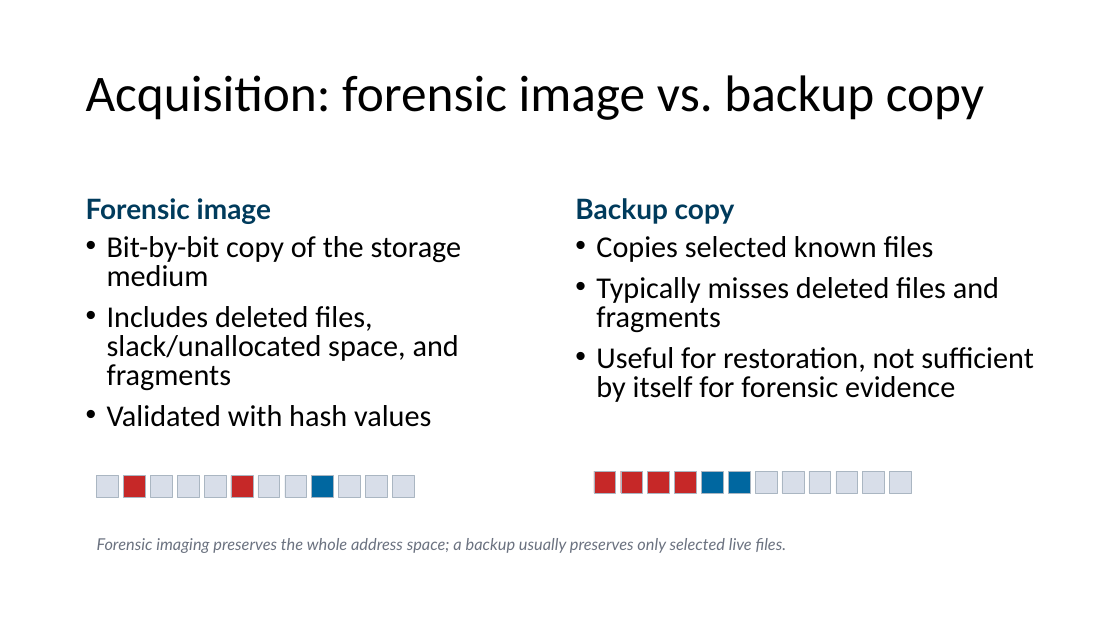
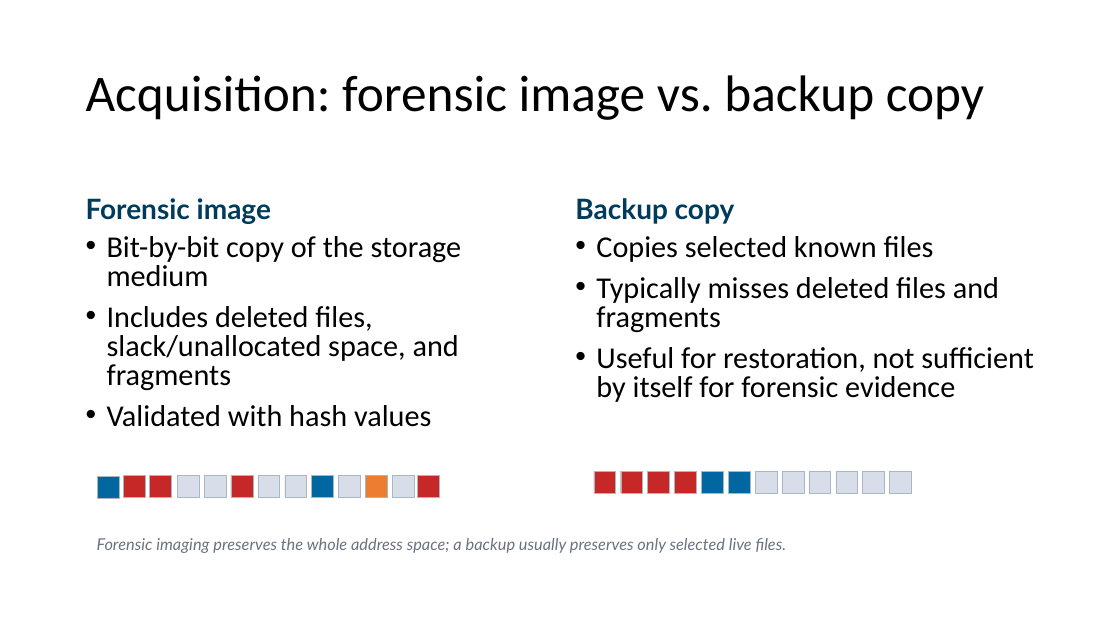
Before and after one commit to frankwxu/Digital-Forensics-Basic-Book, a slide deck: slide 14 of PPTs/Ch1_Introduction_to_Digital_Forensics.pptx. Drawn at 1120x630 pixels with LibreOffice and Linux fonts; fonts in the diff are those of the drawing; background and template pictures are left out. Boxes give left, top, right and bottom in pixels: in the first picture for what was removed or moved away, otherwise in the second. Text is boxed around its words. In the diff, an @@ line names an element or a change of style, - is before the commit and + after.

Commit message:
update Ch1 and Ch2 presentations for Digital Forensics

```diff
--- a/PPTs/Ch1_Introduction_to_Digital_Forensics.pptx
+++ b/PPTs/Ch1_Introduction_to_Digital_Forensics.pptx
@@ rectangle at (97, 477, 119, 499): fill #D8DEE9 to #0067A0 @@
@@ rectangle at (150, 476, 171, 497): fill #D8DEE9 to #C62828 @@
@@ rectangle at (365, 476, 387, 497): fill #D8DEE9 to #ED7D31 @@
@@ rectangle added at (418, 476, 439, 497), fill #C62828, outline #AAB6C2 0.4 pt @@
```
Also in this commit, not shown: 1 other slide changed, 1 other file.
